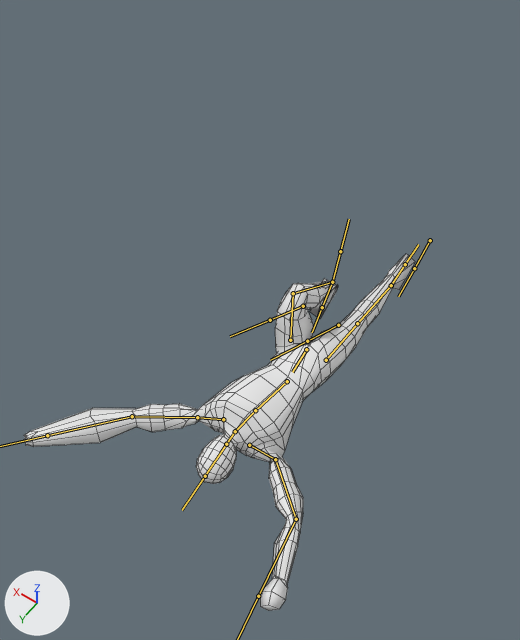
One commit to the FBX model Hayes_Ethan_collab/Assets/Models/Player/PlayerModel.fbx: the scene before it, then after it.
Before and after are seen from a camera (50 mm lens) standing at (-1.39, 3.78, 4.27) and looking at (0.26, 1.47, 0.65). Lighting does not change. The marker at lower left points along +X, +Y and +Z. Both versions are drawn at frame 13 of the action 'Armature|Run'; the numbers are the values there. The bones that bend it are drawn over the model as lines. Mesh edges are drawn as thin lines.
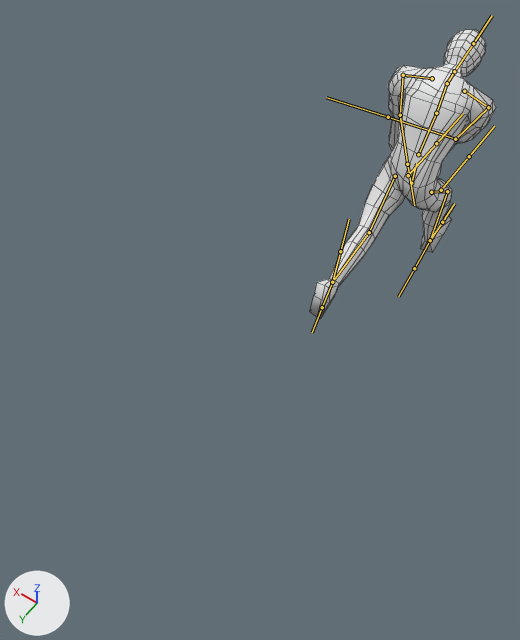
What differs and where, as boxes (x1, y1, x2, y2) in the pictures (520 x 640 px):
'Mesh', posed (52% narrower, 19% shorter): before (24, 254, 415, 611); after (310, 29, 496, 318)
bone 'Hips', root to tip: before (306, 349) to (292, 372); after (411, 183) to (416, 163)
bone 'Spine', root to tip: before (287, 381) to (255, 410); after (418, 154) to (436, 113)
bone 'Chest', root to tip: before (255, 410) to (233, 433); after (436, 113) to (448, 80)
bone 'Neck', root to tip: before (235, 431) to (226, 444); after (447, 83) to (454, 71)
bone 'Shoulder.L', root to tip: before (223, 419) to (197, 417); after (432, 78) to (403, 75)
bone 'UpperArm.L', root to tip: before (197, 417) to (132, 416); after (403, 75) to (400, 115)
bone 'LowerArm.L', root to tip: before (132, 416) to (47, 435); after (400, 115) to (407, 164)
bone 'Shoulder.R', root to tip: before (249, 445) to (275, 459); after (464, 91) to (488, 107)
bone 'UpperArm.R', root to tip: before (275, 459) to (296, 519); after (488, 107) to (455, 139)
bone 'LowerArm.R', root to tip: before (296, 519) to (258, 596); after (455, 139) to (388, 117)
bone 'Thigh.L', root to tip: before (290, 340) to (293, 293); after (395, 176) to (369, 232)
bone 'Calf.L', root to tip: before (293, 293) to (332, 282); after (369, 232) to (332, 282)
bone 'Thigh.R', root to tip: before (326, 360) to (357, 323); after (431, 192) to (447, 191)
bone 'Calf.R', root to tip: before (357, 323) to (391, 285); after (447, 191) to (430, 240)
bone 'Foot.R', root to tip: before (391, 285) to (405, 264); after (430, 240) to (442, 222)

What the commit changed:
Bone 'Hips' (bone_hips) moves from (-0.013, -0.634, -1.303) to (-0.002, -0.09, 0.001).
Bone 'Hips' (bone_hips) turns from (-111, 1, -2) to (0, 0, 0) degrees about its own x, y and z.
Bone 'Spine' (bone_spine) turns from (15, -15, -15) to (36, 0, 0) degrees about its own x, y and z.
Bone 'Chest' (bone_chest) turns from (8, -3, 3) to (0, 0, 0) degrees about its own x, y and z.
Bone 'Neck' (bone_neck) turns from (-4, 6, 8) to (30, 0, 0) degrees about its own x, y and z.
Bone 'Shoulder.L' (bone_shoulder_l) turns from (-27, 4, 35) to (0, 0, 0) degrees about its own x, y and z.
Bone 'UpperArm.L' (bone_upperarm_l) turns from (-1, -146, 78) to (47, -4, -11) degrees about its own x, y and z.
Bone 'LowerArm.L' (bone_lowerarm_l) turns from (2, 2, -11) to (-2, 0, 0) degrees about its own x, y and z.
Bone 'Shoulder.R' (bone_shoulder_r) turns from (18, -4, -2) to (13, -3, -1) degrees about its own x, y and z.
Bone 'UpperArm.R' (bone_upperarm_r) turns from (-66, -102, -44) to (43, -1, 31) degrees about its own x, y and z.
Bone 'LowerArm.R' (bone_lowerarm_r) turns from (-52, -35, 14) to (-1, 3, 46) degrees about its own x, y and z.
Bone 'Thigh.L' (bone_thigh_l) turns from (62, -3, 2) to (-46, 1, -1) degrees about its own x, y and z.
Bone 'Calf.L' (bone_calf_l) turns from (-104, -5, -4) to (-28, 0, -2) degrees about its own x, y and z.
Bone 'Foot.L' (bone_foot_l) turns from (-175, 3, 3) to (-32, 0, 3) degrees about its own x, y and z.
Bone 'Thigh.R' (bone_thigh_r) turns from (-31, -1, 0) to (53, 0, -1) degrees about its own x, y and z.
Bone 'Calf.R' (bone_calf_r) turns from (11, 0, -1) to (-46, 1, 3) degrees about its own x, y and z.
Bone 'Foot.R' (bone_foot_r) turns from (-59, 1, -1) to (26, -1, -1) degrees about its own x, y and z.
